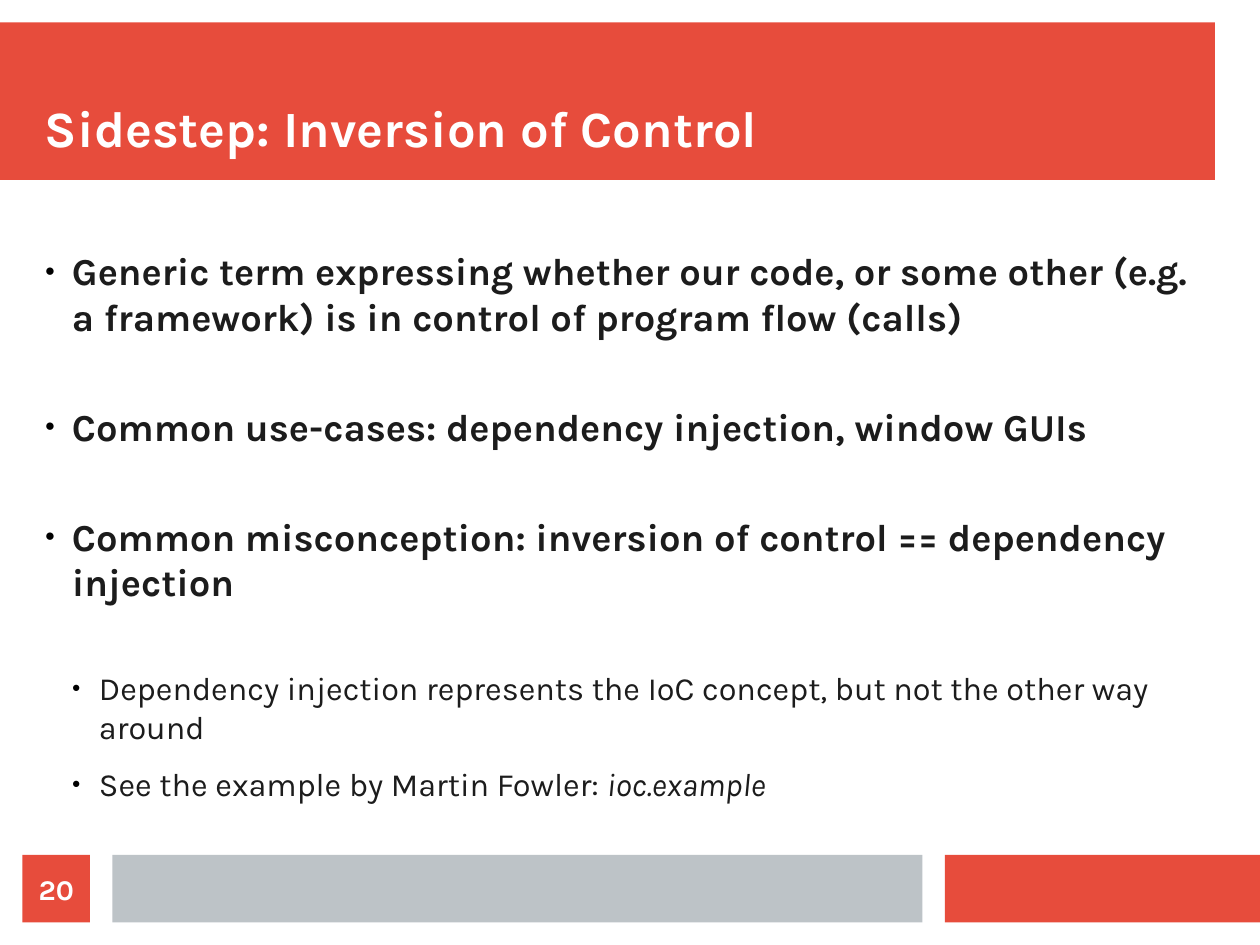
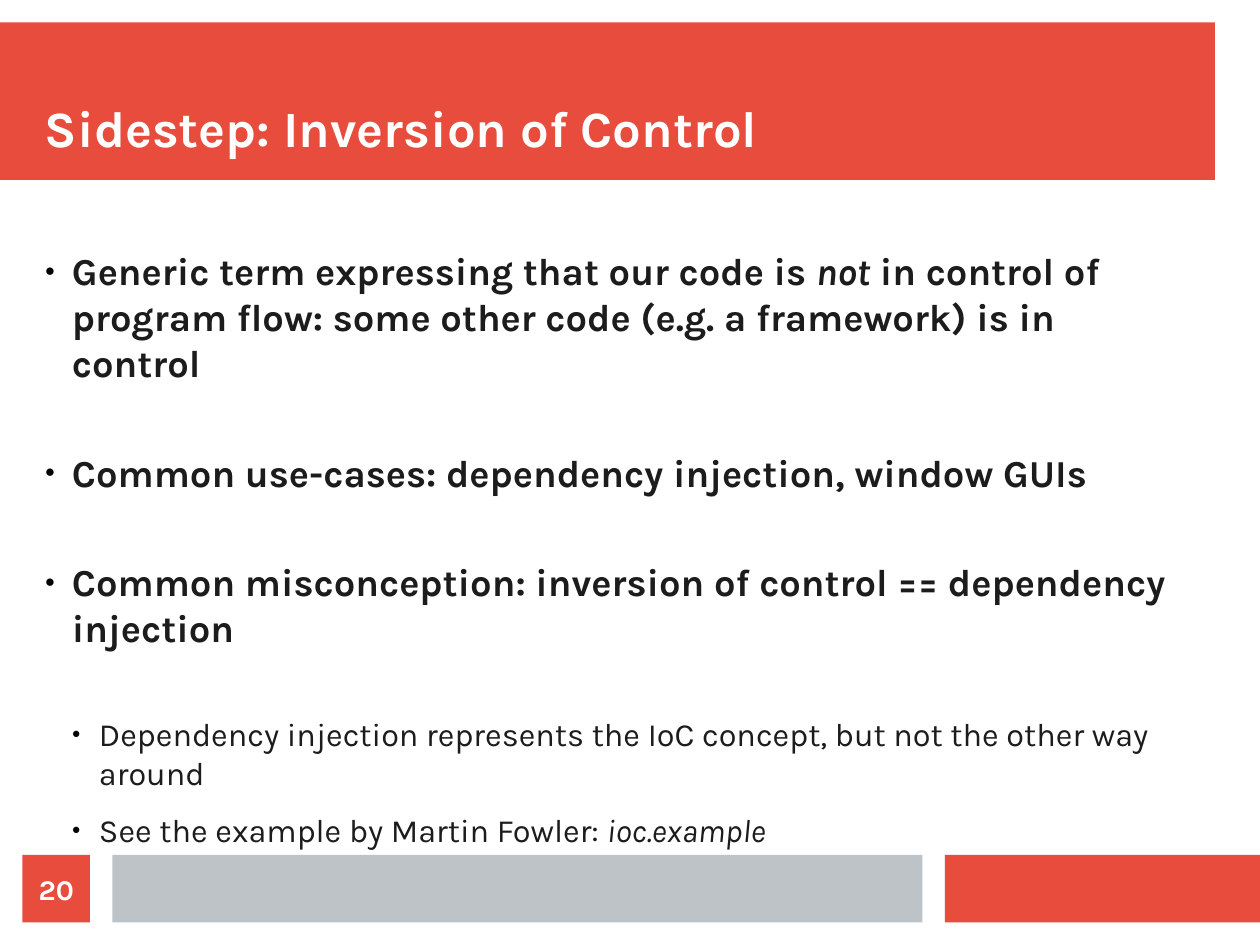
Before and after one commit to maxotta/pia-labs, a slide deck: slide 20 of lectures/architecture/02_architecture.odp. Drawn at 1260x945 pixels with LibreOffice and Linux fonts; fonts in the diff are those of the drawing. Boxes give left, top, right and bottom in pixels: in the first picture for what was removed or moved away, otherwise in the second. Text is boxed around its words. In the diff, an @@ line names an element or a change of style, - is before the commit and + after.

```diff
--- a/lectures/architecture/02_architecture.odp
+++ b/lectures/architecture/02_architecture.odp
@@ text at <box>72,258,1100,378</box>: text changed @@
-● Generic term expressing whether our code, or some other (e.g. a framework) is in control of program flow (calls)
+● Generic term expressing that our code is not in control of program flow: some other code (e.g. a framework) is in control
```
Also in this commit, not shown: 1 other slide changed, 4 other files.
